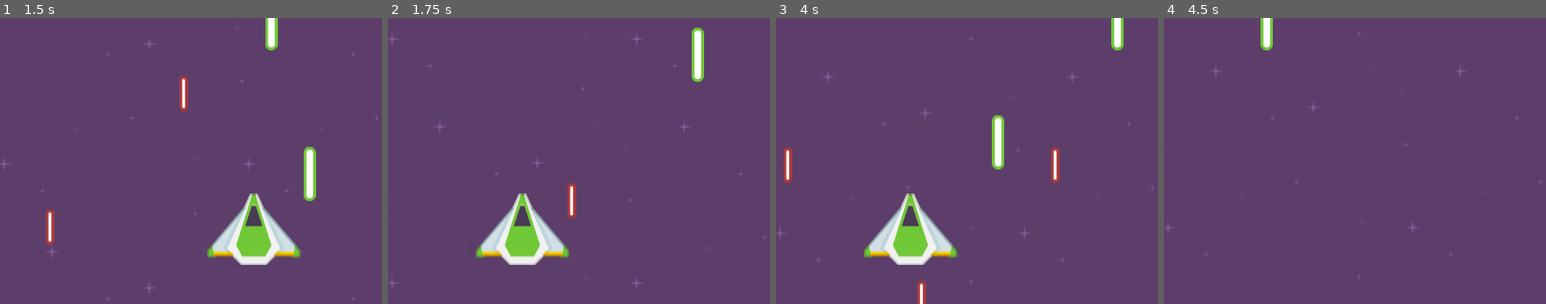
Above: before the commit, frames 1-4 (left to right).
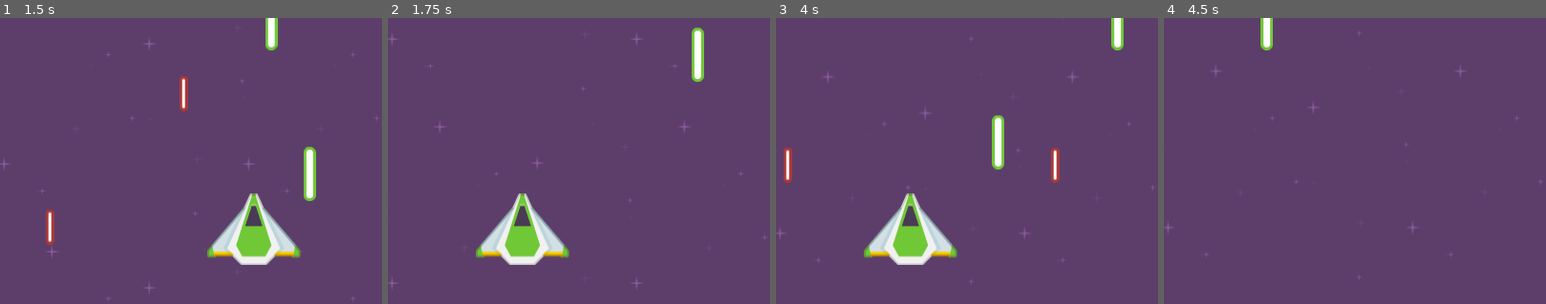
Above: after the commit, the same moments.

Repository: ibrahimuzul/space-attack
Game: Godot game, scene res://scenes/Main.tscn
Two runs of this game, one before a commit and one after it. Both use one fixed random seed, a clock stepped at 60 frames per second and the inputs below.
Inputs:
- Up to frame 1 (1.5 s): hold Right (right) 0.53-1.28 s; hold Space (shoot) 0.53-1.28 s; hold Left (left) from 1.28 s (still down); tap Space (shoot) at 1.35 s
- Up to frame 2 (1.75 s): keep holding Left (left)
- Up to frame 3 (4 s): release Left (left) at 2.03 s; hold Space (shoot) 2.03-2.78 s; hold Right (right) 2.03-3.53 s; tap Space (shoot) at 2.85 s; hold Left (left) from 3.53 s (still down); hold Space (shoot) from 3.53 s (still down)
- Up to frame 4 (4.5 s): keep holding Left (left); release Space (shoot) at 4.28 s; tap Space (shoot) at 4.35 s
The pictures show only the part of the screen within x 48-98%, y 50-100%; the shares and areas given below are measured in that part.

Frame 1 is identical in both runs. In frame 2, 0.3% of the frame differs, in the area x 47-50%, y 57-70%; in frame 3, 0.2%; in frame 4, nothing differs.

Commit message:
50. Killing the Player and Restarting the Game

Diff:
--- a/default_env.tres
+++ b/default_env.tres
@@ -1,18 +1,100 @@
 [gd_resource type="Environment" load_steps=2 format=2]
 
 [sub_resource type="ProceduralSky" id=1]
+
 radiance_size = 4
 sky_top_color = Color( 0.0470588, 0.454902, 0.976471, 1 )
 sky_horizon_color = Color( 0.556863, 0.823529, 0.909804, 1 )
 sky_curve = 0.25
+sky_energy = 1.0
 ground_bottom_color = Color( 0.101961, 0.145098, 0.188235, 1 )
 ground_horizon_color = Color( 0.482353, 0.788235, 0.952941, 1 )
 ground_curve = 0.01
+ground_energy = 1.0
+sun_color = Color( 1, 1, 1, 1 )
+sun_latitude = 35.0
+sun_longitude = 0.0
+sun_angle_min = 1.0
+sun_angle_max = 100.0
+sun_curve = 0.05
 sun_energy = 16.0
+texture_size = 2
 
 [resource]
+
 background_mode = 2
 background_sky = SubResource( 1 )
+background_sky_custom_fov = 0.0
+background_color = Color( 0, 0, 0, 1 )
+background_energy = 1.0
+background_canvas_max_layer = 0
+ambient_light_color = Color( 0, 0, 0, 1 )
+ambient_light_energy = 1.0
+ambient_light_sky_contribution = 1.0
+fog_enabled = false
+fog_color = Color( 0.5, 0.6, 0.7, 1 )
+fog_sun_color = Color( 1, 0.9, 0.7, 1 )
+fog_sun_amount = 0.0
+fog_depth_enabled = true
+fog_depth_begin = 10.0
+fog_depth_curve = 1.0
+fog_transmit_enabled = false
+fog_transmit_curve = 1.0
+fog_height_enabled = false
 fog_height_min = 0.0
 fog_height_max = 100.0
+fog_height_curve = 1.0
+tonemap_mode = 0
+tonemap_exposure = 1.0
+tonemap_white = 1.0
+auto_exposure_enabled = false
+auto_exposure_scale = 0.4
+auto_exposure_min_luma = 0.05
+auto_exposure_max_luma = 8.0
+auto_exposure_speed = 0.5
+ss_reflections_enabled = false
+ss_reflections_max_steps = 64
+ss_reflections_fade_in = 0.15
+ss_reflections_fade_out = 2.0
+ss_reflections_depth_tolerance = 0.2
+ss_reflections_roughness = true
+ssao_enabled = false
+ssao_radius = 1.0
+ssao_intensity = 1.0
+ssao_radius2 = 0.0
+ssao_intensity2 = 1.0
+ssao_bias = 0.01
+ssao_light_affect = 0.0
+ssao_color = Color( 0, 0, 0, 1 )
 ssao_quality = 0
+ssao_blur = 3
+ssao_edge_sharpness = 4.0
+dof_blur_far_enabled = false
+dof_blur_far_distance = 10.0
+dof_blur_far_transition = 5.0
+dof_blur_far_amount = 0.1
+dof_blur_far_quality = 1
+dof_blur_near_enabled = false
+dof_blur_near_distance = 2.0
+dof_blur_near_transition = 1.0
+dof_blur_near_amount = 0.1
+dof_blur_near_quality = 1
+glow_enabled = false
+glow_levels/1 = false
+glow_levels/2 = false
+glow_levels/3 = true
+glow_levels/4 = false
+glow_levels/5 = true
+glow_levels/6 = false
+glow_levels/7 = false
+glow_intensity = 0.8
+glow_strength = 1.0
+glow_bloom = 0.0
+glow_blend_mode = 2
+glow_hdr_threshold = 1.0
+glow_hdr_scale = 2.0
+glow_bicubic_upscale = false
+adjustment_enabled = false
+adjustment_brightness = 1.0
+adjustment_contrast = 1.0
+adjustment_saturation = 1.0
--- a/project.godot
+++ b/project.godot
@@ -6,12 +6,7 @@
 ;   [section] ; section goes between []
 ;   param=value ; assign values to parameters
 
-config_version=4
-
-_global_script_classes=[  ]
-_global_script_class_icons={
-
-}
+config_version=3
 
 [application]
 
@@ -25,26 +20,17 @@
 
 [input]
 
-left={
-"deadzone": 0.5,
-"events": [ Object(InputEventKey,"resource_local_to_scene":false,"resource_name":"","device":0,"alt":false,"shift":false,"control":false,"meta":false,"command":false,"pressed":false,"scancode":16777231,"unicode":0,"echo":false,"script":null)
+left=[ Object(InputEventKey,"resource_local_to_scene":false,"resource_name":"","device":0,"alt":false,"shift":false,"control":false,"meta":false,"command":false,"pressed":false,"scancode":16777231,"unicode":0,"echo":false,"script":null)
 , Object(InputEventKey,"resource_local_to_scene":false,"resource_name":"","device":0,"alt":false,"shift":false,"control":false,"meta":false,"command":false,"pressed":false,"scancode":65,"unicode":0,"echo":false,"script":null)
 , Object(InputEventJoypadButton,"resource_local_to_scene":false,"resource_name":"","device":0,"button_index":14,"pressure":0.0,"pressed":false,"script":null)
  ]
-}
-right={
-"deadzone": 0.5,
-"events": [ Object(InputEventKey,"resource_local_to_scene":false,"resource_name":"","device":0,"alt":false,"shift":false,"control":false,"meta":false,"command":false,"pressed":false,"scancode":16777233,"unicode":0,"echo":false,"script":null)
+right=[ Object(InputEventKey,"resource_local_to_scene":false,"resource_name":"","device":0,"alt":false,"shift":false,"control":false,"meta":false,"command":false,"pressed":false,"scancode":16777233,"unicode":0,"echo":false,"script":null)
 , Object(InputEventKey,"resource_local_to_scene":false,"resource_name":"","device":0,"alt":false,"shift":false,"control":false,"meta":false,"command":false,"pressed":false,"scancode":68,"unicode":0,"echo":false,"script":null)
 , Object(InputEventJoypadButton,"resource_local_to_scene":false,"resource_name":"","device":0,"button_index":15,"pressure":0.0,"pressed":false,"script":null)
  ]
-}
-shoot={
-"deadzone": 0.5,
-"events": [ Object(InputEventKey,"resource_local_to_scene":false,"resource_name":"","device":0,"alt":false,"shift":false,"control":false,"meta":false,"command":false,"pressed":false,"scancode":32,"unicode":0,"echo":false,"script":null)
+shoot=[ Object(InputEventKey,"resource_local_to_scene":false,"resource_name":"","device":0,"alt":false,"shift":false,"control":false,"meta":false,"command":false,"pressed":false,"scancode":32,"unicode":0,"echo":false,"script":null)
 , Object(InputEventJoypadButton,"resource_local_to_scene":false,"resource_name":"","device":0,"button_index":0,"pressure":0.0,"pressed":false,"script":null)
  ]
-}
 
 [rendering]
 
--- a/scenes/Main.tscn
+++ b/scenes/Main.tscn
@@ -8,12 +8,15 @@
 
 [node name="Main" type="Node"]
 
-[node name="Background" parent="." instance=ExtResource( 1 )]
+[node name="Background" parent="." index="0" instance=ExtResource( 1 )]
 
-[node name="Player" parent="." instance=ExtResource( 2 )]
+[node name="Player" parent="." index="1" instance=ExtResource( 2 )]
+
 position = Vector2( 410.837, 521.874 )
 projectile = ExtResource( 3 )
+health = 50
 
-[node name="Spawner" type="Node" parent="."]
+[node name="Spawner" type="Node" parent="." index="2"]
+
 script = ExtResource( 4 )
 formation = ExtResource( 5 )
--- a/scenes/Player.tscn
+++ b/scenes/Player.tscn
@@ -8,7 +8,7 @@
 custom_solver_bias = 0.0
 radius = 39.7517
 
-[node name="Player" type="KinematicBody2D"]
+[node name="Player" type="KinematicBody2D" index="0"]
 
 z_index = 2
 input_pickable = false
@@ -18,6 +18,7 @@
 script = ExtResource( 1 )
 _sections_unfolded = [ "Z Index" ]
 projectile = null
+health = 50
 
 [node name="Sprite" type="Sprite" parent="." index="0"]
 
@@ -34,4 +35,13 @@
 one_shot = false
 autostart = false
 
+[node name="DeathTimer" type="Timer" parent="." index="3"]
+
+process_mode = 1
+wait_time = 3.0
+one_shot = false
+autostart = false
+
 [connection signal="timeout" from="Timer" to="." method="_on_Timer_timeout"]
+
+[connection signal="timeout" from="DeathTimer" to="." method="_on_DeathTimer_timeout"]
--- a/scripts/EnemyProjectile.gd
+++ b/scripts/EnemyProjectile.gd
@@ -4,7 +4,7 @@
 export var damage = 10
 
 func _ready():
-	connect("area_entered", self, "_on_area_entered")
+	connect("body_entered", self, "_on_area_entered")
 
 func _process(delta):
 	position.y += speed * delta
@@ -15,3 +15,4 @@
 func _on_area_entered(area):
 	if area.name == "Player":
 		area.add_damage(damage)
+		queue_free()
--- a/scripts/Player.gd
+++ b/scripts/Player.gd
@@ -3,15 +3,17 @@
 const SPEED = 500
 
 export(PackedScene) var projectile
+export var health = 50
 
 onready var sprite = $Sprite
 onready var timer = $Timer
+onready var death_timer = $DeathTimer
 
 
 var screen_size
 var half_sprite_size
 var can_shoot = true
-
+var dead = false
 
 func _ready():
 	screen_size = get_viewport_rect().size.x
@@ -34,3 +36,18 @@
 
 func _on_Timer_timeout():
 	can_shoot = true
+
+func add_damage(damage):
+	if dead:
+		return
+	health -= damage
+	if health <= 0:
+		dead = true
+		health = 0
+		death_timer.start()
+		set_process(false)
+		sprite.queue_free()
+
+
+func _on_DeathTimer_timeout():
+	get_tree().reload_current_scene()
Not shown, changed: audio/Explosion.wav.import
Not shown, changed: audio/ShootEnemy.wav.import
Not shown, changed: audio/ShootPlayer.wav.import
Not shown, changed: icon.png.import
Not shown, changed: sprites/enemyRed5.png.import
Not shown, changed: sprites/laserGreen06.png.import
Not shown, changed: sprites/laserRed05.png.import
Not shown, changed: sprites/playerShip3_green.png.import
Not shown, changed: sprites/purple.png.import
